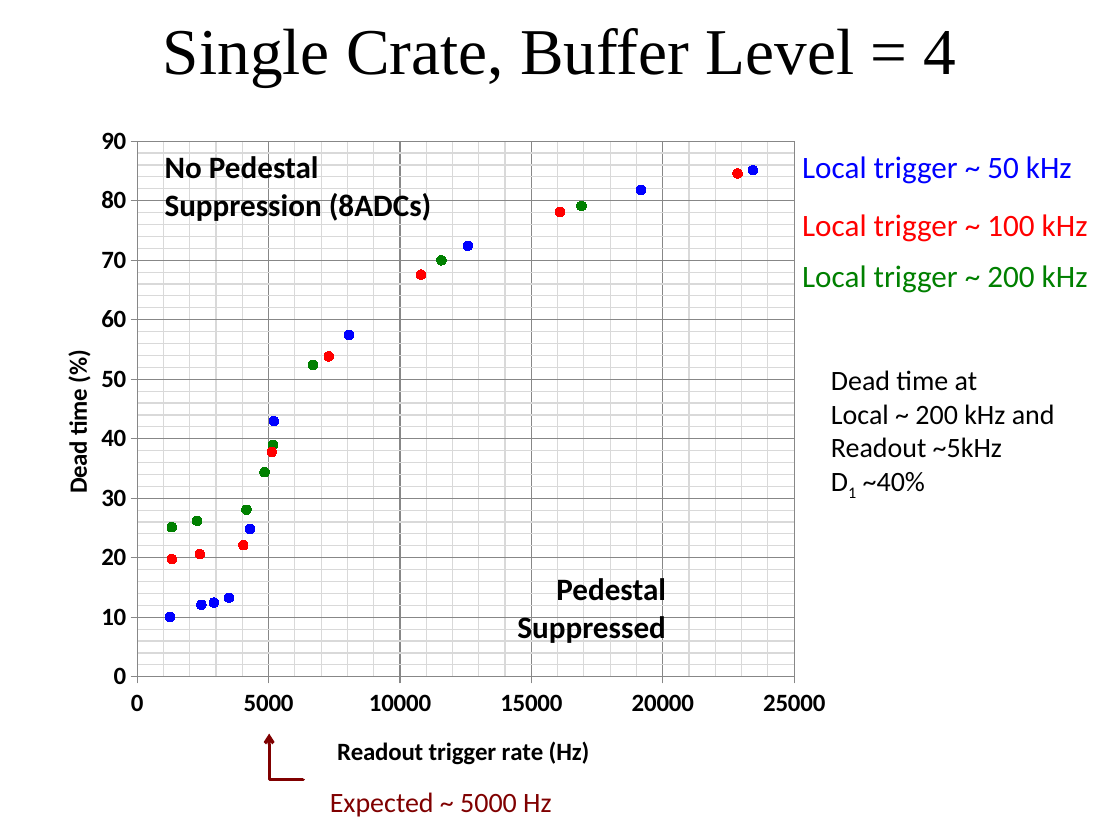
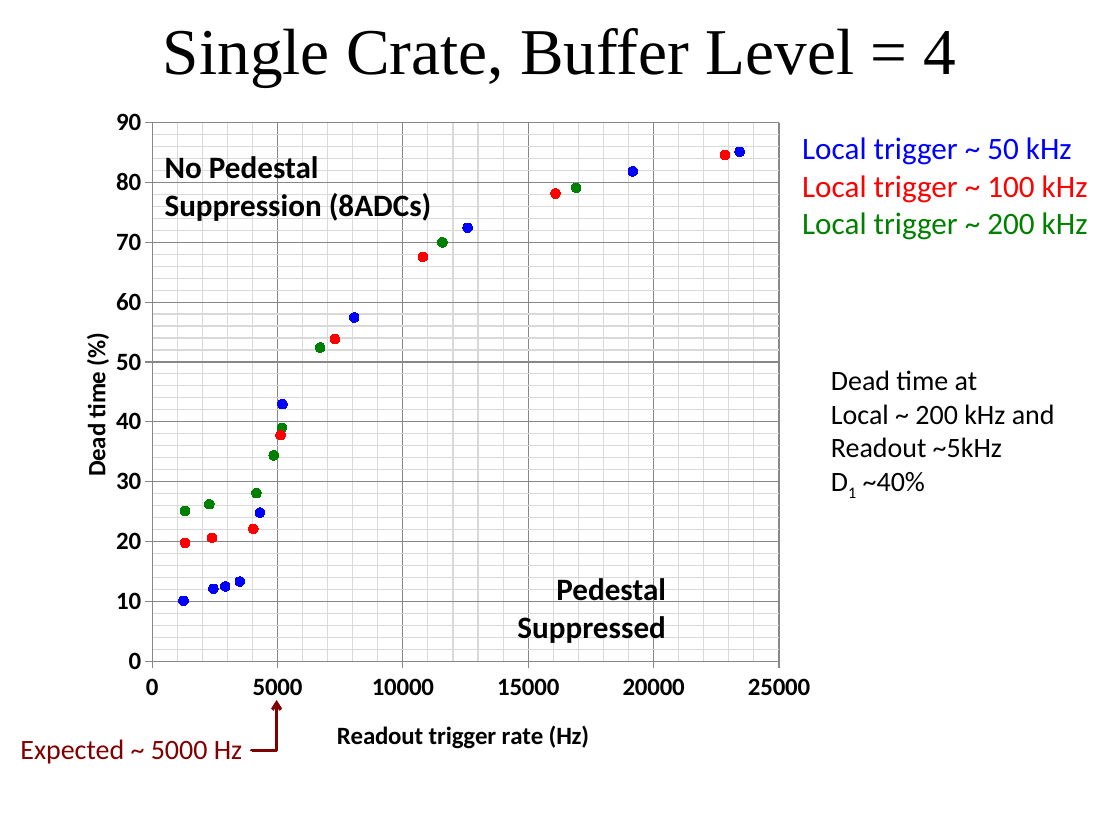
Before and after one commit to bmoffit/sbsdaq, a slide deck: slide 8 of 2015_DOE_Review/SuperBigBite DAQ update-Oct-20-2015.pptx. Drawn at 1120x840 pixels with LibreOffice and Linux fonts; fonts in the diff are those of the drawing; background and template pictures are left out. Boxes give left, top, right and bottom in pixels: in the first picture for what was removed or moved away, otherwise in the second. Text is boxed around its words. In the diff, an @@ line names an element or a change of style, - is before the commit and + after.

```diff
--- a/2015_DOE_Review/SuperBigBite DAQ update-Oct-20-2015.pptx
+++ b/2015_DOE_Review/SuperBigBite DAQ update-Oct-20-2015.pptx
@@ scatter chart: place and size @@
-scatter chart at [56,119,837,781]
+scatter chart at [75,100,820,765]
@@ text "Local trigger ~ 50 kHz": place and size @@
-text "Local trigger ~ 50 kHz" at [802,156,1072,184]
+text "Local trigger ~ 50 kHz" at [802,137,1088,240]
@@ text at [802,175,1088,240]: paragraphs added @@
+Local trigger ~ 100 kHz
+Local trigger ~ 200 kHz
@@ text removed at [802,214,1088,242] @@
-Local trigger ~ 100 kHz
@@ text removed at [802,265,1088,293] @@
-Local trigger ~ 200 kHz
@@ elbow arrow moved from (304, 780) - (269, 734) to (252, 752) - (277, 700) @@
@@ text "Expected ~ 5000 Hz": place and size @@
-text "Expected ~ 5000 Hz" at [330,792,552,817]
+text "Expected ~ 5000 Hz" at [20,739,243,764]
```
Also in this commit, not shown: 4 other slides changed, 1 slide added, 1 slide removed, 2 other files.
